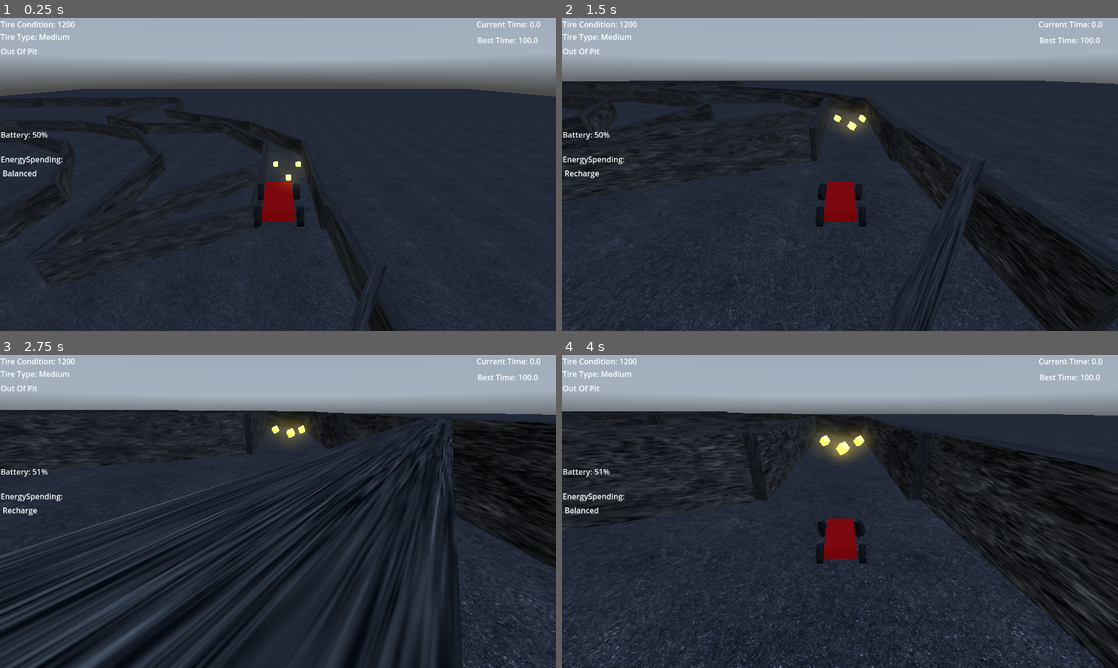
Above: before the commit, frames 1-4 (two rows, left to right).
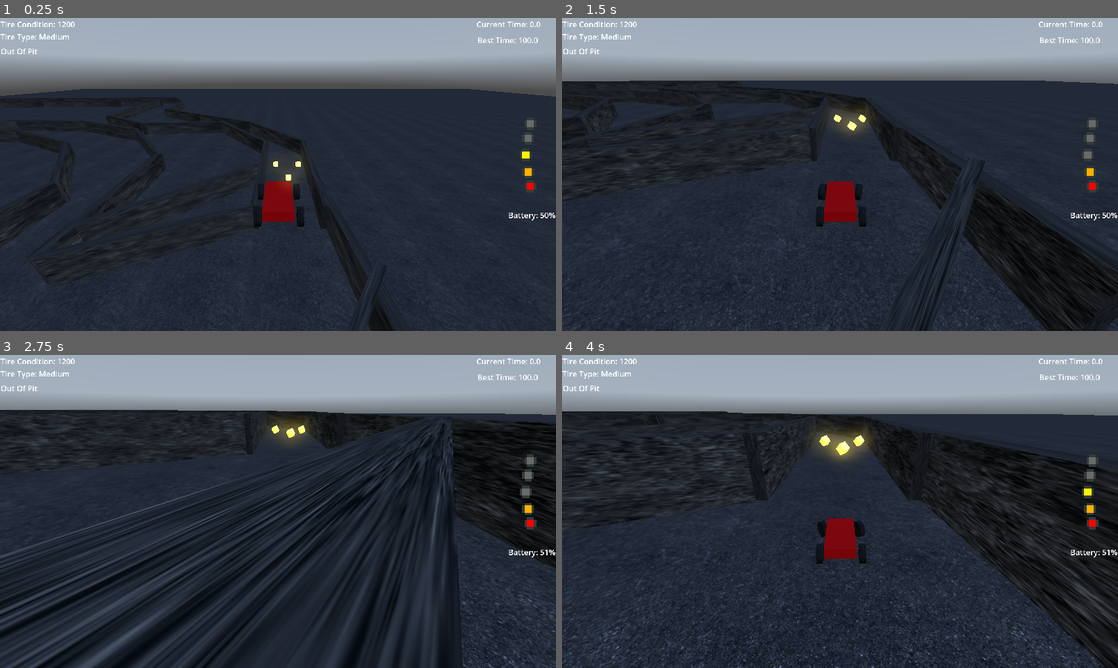
Above: after the commit, the same moments.

Repository: USERDOT1/partyRacers
Game: Godot game, scene res://test_drive_scene.tscn
Two runs of this game, one before a commit and one after it. Both use one fixed random seed, a clock stepped at 60 frames per second and the inputs below. A sky picture missing from this copy of the repository is replaced by a grey-blue gradient.
Inputs:
- Up to frame 1 (0.25 s): no input
- Up to frame 2 (1.5 s): hold D (turnRight) 0.53-1.28 s; tap S (break) at 0.6 s; hold Down (ChangeBatteryDown) from 1.28 s (still down); tap W (throttle) at 1.35 s
- Up to frame 3 (2.75 s): release Down (ChangeBatteryDown) at 2.03 s; hold D (turnRight) from 2.03 s (still down); tap S (break) at 2.1 s
- Up to frame 4 (4 s): tap Enter at 2.75 s; release D (turnRight) at 2.78 s; hold Up (ChangeBatteryUp) 2.78-3.53 s; tap W (throttle) at 2.85 s; tap R (resetKart) at 3.5 s; hold A (turnLeft) from 3.53 s (still down); tap S (break) at 3.6 s

The runs differ from the first frame. In frame 1, 0.6% of the frame differs, in the area x 0-100%, y 1-65%; in frame 2, 0.6%; in frame 3, 0.8%; in frame 4, 0.8%.

Commit message:
Started to make a sprite that shows how much you are spending not done

Diff:
--- a/hud.gd
+++ b/hud.gd
@@ -1,6 +1,22 @@
 extends Control
+var spending = "balanced"
 
 func _process(delta: float) -> void:
+	#print(spending)
+	if spending == "Ultra Recharge":
+		$Lights.animation = "Recharge2"
+	elif spending == "Big Recharge":
+		$Lights.animation = "Recharge1"
+	elif spending == "Recharge":
+		$Lights.animation = "Recharge1"
+	elif spending == "Balanced":
+		$Lights.animation = "Balanced"
+	elif spending == "Spend":
+		$Lights.animation = "Spend1"
+	elif spending == "Big Spend":
+		$Lights.animation = "Spend1"
+	elif spending == "Ultra Spend":
+		$Lights.animation = "Spend2"
 	$Timer.text = "Current Time: " + str(round_place(get_parent().get_parent().kart.timer,3))
 	$BestTime.text = "Best Time: " + str(round_place(get_parent().get_parent().kart.bestTime,3))
 
--- a/hud.tscn
+++ b/hud.tscn
@@ -1,6 +1,70 @@
-[gd_scene load_steps=2 format=3 uid="uid://c3erjqtrfd8ws"]
+[gd_scene load_steps=9 format=3 uid="uid://c3erjqtrfd8ws"]
 
 [ext_resource type="Script" uid="uid://cdmph3y8s333" path="res://hud.gd" id="1_37p78"]
+[ext_resource type="Texture2D" uid="uid://bfffjb2xmk35u" path="res://textures/energySpendingSprite.png" id="2_64ctp"]
+
+[sub_resource type="AtlasTexture" id="AtlasTexture_64ctp"]
+atlas = ExtResource("2_64ctp")
+region = Rect2(14, 0, 7, 31)
+
+[sub_resource type="AtlasTexture" id="AtlasTexture_640wx"]
+atlas = ExtResource("2_64ctp")
+region = Rect2(7, 0, 7, 31)
+
+[sub_resource type="AtlasTexture" id="AtlasTexture_8sq4i"]
+atlas = ExtResource("2_64ctp")
+region = Rect2(0, 0, 7, 31)
+
+[sub_resource type="AtlasTexture" id="AtlasTexture_a2258"]
+atlas = ExtResource("2_64ctp")
+region = Rect2(21, 0, 7, 31)
+
+[sub_resource type="AtlasTexture" id="AtlasTexture_1xsix"]
+atlas = ExtResource("2_64ctp")
+region = Rect2(28, 0, 7, 31)
+
+[sub_resource type="SpriteFrames" id="SpriteFrames_61f8s"]
+animations = [{
+"frames": [{
+"duration": 1.0,
+"texture": SubResource("AtlasTexture_64ctp")
+}],
+"loop": true,
+"name": &"Balanced",
+"speed": 5.0
+}, {
+"frames": [{
+"duration": 1.0,
+"texture": SubResource("AtlasTexture_640wx")
+}],
+"loop": true,
+"name": &"Recharge1",
+"speed": 5.0
+}, {
+"frames": [{
+"duration": 1.0,
+"texture": SubResource("AtlasTexture_8sq4i")
+}],
+"loop": true,
+"name": &"Recharge2",
+"speed": 5.0
+}, {
+"frames": [{
+"duration": 1.0,
+"texture": SubResource("AtlasTexture_a2258")
+}],
+"loop": true,
+"name": &"Spend1",
+"speed": 5.0
+}, {
+"frames": [{
+"duration": 1.0,
+"texture": SubResource("AtlasTexture_1xsix")
+}],
+"loop": true,
+"name": &"Spend2",
+"speed": 5.0
+}]
 
 [node name="Hud" type="Control"]
 layout_mode = 3
@@ -20,18 +84,12 @@
 offset_bottom = 49.0
 text = "Tire Type:"
 
-[node name="EnergySpending" type="Label" parent="."]
-layout_mode = 0
-offset_top = 280.0
-offset_right = 129.0
-offset_bottom = 303.0
-text = "EnergySpending:"
-
 [node name="BatteryDisplay" type="Label" parent="."]
 layout_mode = 0
-offset_top = 229.0
-offset_right = 40.0
-offset_bottom = 252.0
+offset_left = 1053.0
+offset_top = 396.0
+offset_right = 1119.0
+offset_bottom = 419.0
 text = "Battery: "
 
 [node name="Timer" type="Label" parent="."]
@@ -65,3 +123,9 @@
 offset_bottom = 79.0
 text = "In Pit
 (Use left and right arrows to switch tires)"
+
+[node name="Lights" type="AnimatedSprite2D" parent="."]
+position = Vector2(1094, 283)
+scale = Vector2(5, 5)
+sprite_frames = SubResource("SpriteFrames_61f8s")
+animation = &"Balanced"
--- a/kart/kart.gd
+++ b/kart/kart.gd
@@ -39,7 +39,7 @@
 var ourItems = []
 func _ready() -> void:
 	tireType = tireList[tireIndex]
-	$"../CanvasLayer/Hud/SpendingType".text = spendingType
+	$"../CanvasLayer/Hud".spending = spendingType
 	#Setting wheel friction to a variable
 	$FrontLeft.wheel_friction_slip = kartBaseFriction
 	$FrontRight.wheel_friction_slip = kartBaseFriction
@@ -64,7 +64,7 @@
 		else:
 			spendingIndex = (spendingIndex + 1)
 			spendingType = spendingList[spendingIndex]
-			$"../CanvasLayer/Hud/SpendingType".text = spendingType
+			$"../CanvasLayer/Hud".spending = spendingType
 			#print(spendingType)
 	if Input.is_action_just_pressed("ChangeBatteryDown"):
 		if spendingIndex == 0:
@@ -72,7 +72,7 @@
 		else:
 			spendingIndex = (spendingIndex - 1)
 			spendingType = spendingList[spendingIndex]
-			$"../CanvasLayer/Hud/SpendingType".text = spendingType
+			$"../CanvasLayer/Hud".spending = spendingType
 			#print(spendingType)
 
 	# Subject to change in the future from a multiplyer to an addative
@@ -93,22 +93,23 @@
 		if battery - (delta) > 0:
 			battery -= delta
 		elif battery <= 0: #adjusts battery back to balance
-			spendingType = spendingList[spendingIndex - 1]
-			$"../CanvasLayer/Hud/SpendingType".text = spendingType
+			spendingType = "Balanced"
+			$"../CanvasLayer/Hud".spending = spendingType
 	elif spendingType == "Big Spend":
 		bonus = 1.35
 		if battery - (1.3*delta) > 0:
 			battery -= 1.3*delta
 		elif battery <= 0:
-			spendingType = spendingList[spendingIndex - 2]
-			$"../CanvasLayer/Hud/SpendingType".text = spendingType
+			spendingType = "Balanced"
+			$"../CanvasLayer/Hud".spending = spendingType
 	elif spendingType == "Ultra Spend":
 		bonus = 1.5
 		if battery - (1.8*delta) > 0:
 			battery -= 1.8*delta
 		elif battery <= 0:
-			spendingType = spendingList[spendingIndex - 3]
-			$"../CanvasLayer/Hud/SpendingType".text = spendingType
+			spendingType = "Balanced"
+			$"../CanvasLayer/Hud".spending = spendingType
+
 	#Clamp battery
 	battery = clamp(battery,0,maxBattery)
 
--- a/project.godot
+++ b/project.godot
@@ -70,5 +70,6 @@
 
 [rendering]
 
+textures/canvas_textures/default_texture_filter=0
 renderer/rendering_method="gl_compatibility"
 renderer/rendering_method.mobile="gl_compatibility"
Binary file added: textures/energySpendingSprite.png
Not shown, added: textures/energySpendingSprite.png.import
